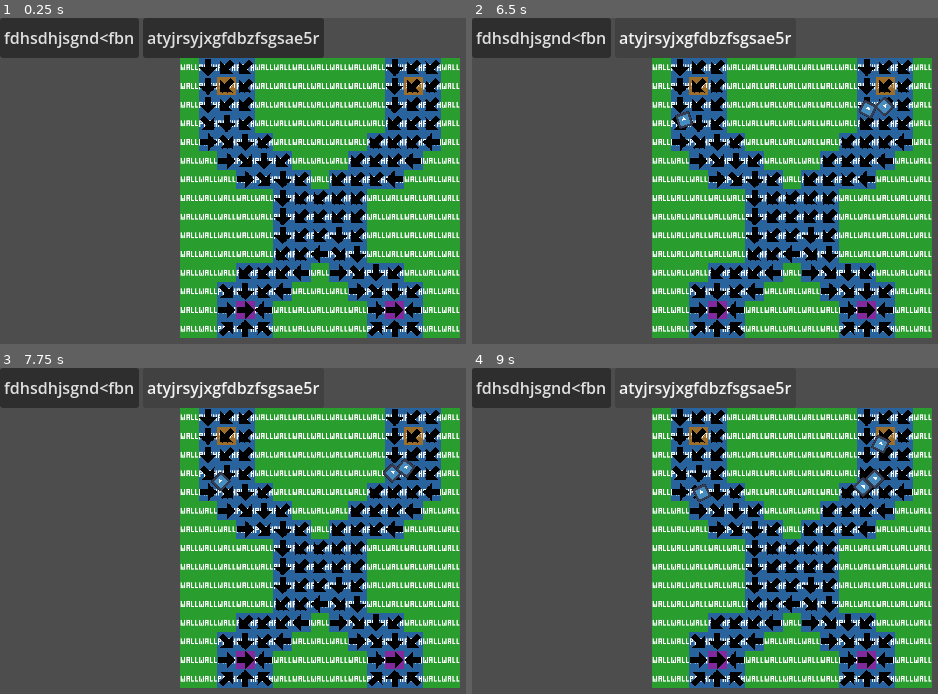
Above: before the commit, frames 1-4 (two rows, left to right).
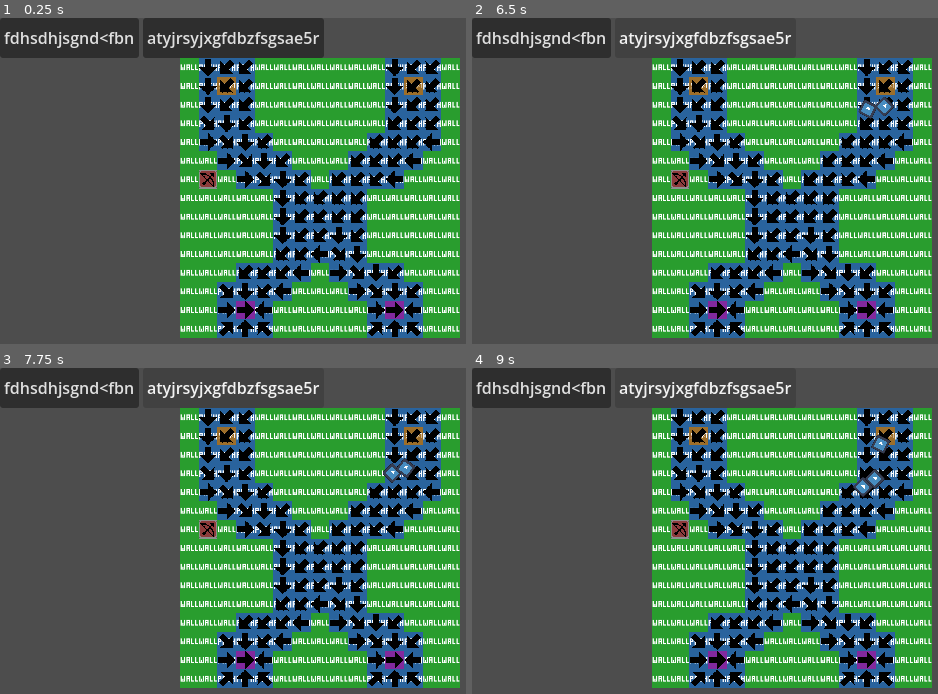
Above: after the commit, the same moments.

Repository: sammy-hutch/tower-defense-deckbuilder
Game: Godot game, scene res://scenes/main.tscn
Same seed, same stepped clock (60 frames per second), same inputs: the game is played once before the commit and once after it. The engine's default icon, where the game draws it, is replaced by a stand-in: a white triangle on a blue panel in a dark square.
Inputs:
- Up to frame 1 (0.25 s): no input
- Up to frame 2 (6.5 s): click "fdhsdhjsgnd<fbn" at 0.5 s; click "atyjrsyjxgfdbzfsgsae5r" at 1.25 s; click "fdhsdhjsgnd<fbn" at 2 s; click "atyjrsyjxgfdbzfsgsae5r" at 2.75 s; click "fdhsdhjsgnd<fbn" at 3.5 s; click "atyjrsyjxgfdbzfsgsae5r" at 4.25 s; tap Enter at 5 s
- Up to frame 3 (7.75 s): no input
- Up to frame 4 (9 s): no input

The runs differ from the first frame. In frame 1, 0.2% of the frame differs, in the area x 42-47%, y 46-53%; in frame 2, 0.4%; in frame 3, 0.4%, in the area x 42-50%, y 31-53%; in frame 4, 0.4%.

Commit message:
feat: arrow tower, arrows and collisions

Diff:
--- a/project.godot
+++ b/project.godot
@@ -26,6 +26,7 @@
 [global_group]
 
 tiles=""
+mobs=""
 
 [physics]
 
--- /dev/null
+++ b/scenes/archer_tower.tscn
@@ -0,0 +1,25 @@
+[gd_scene format=3 uid="uid://mvmi1gr1amcf"]
+
+[ext_resource type="Script" uid="uid://d3anjmut2ft6u" path="res://scripts/archer_tower.gd" id="1_sb3hj"]
+[ext_resource type="Texture2D" uid="uid://bwycm1poclq48" path="res://assets/sprites/archer_tower.png" id="2_o73lx"]
+
+[sub_resource type="CircleShape2D" id="CircleShape2D_mc2lg"]
+radius = 102.0049
+
+[node name="ArcherTower" type="Node2D" unique_id=22916751]
+script = ExtResource("1_sb3hj")
+
+[node name="Sprite2D" type="Sprite2D" parent="." unique_id=19074537]
+texture_filter = 1
+texture = ExtResource("2_o73lx")
+
+[node name="Area2D" type="Area2D" parent="." unique_id=981472276]
+
+[node name="CollisionShape2D" type="CollisionShape2D" parent="Area2D" unique_id=305118479]
+shape = SubResource("CircleShape2D_mc2lg")
+
+[node name="Cooldown" type="Timer" parent="." unique_id=1634263967]
+
+[connection signal="area_entered" from="Area2D" to="." method="_on_area_2d_area_entered"]
+[connection signal="area_exited" from="Area2D" to="." method="_on_area_2d_area_exited"]
+[connection signal="timeout" from="Cooldown" to="." method="_on_cooldown_timeout"]
--- /dev/null
+++ b/scenes/arrow.tscn
@@ -0,0 +1,23 @@
+[gd_scene format=3 uid="uid://rtsjoehhtgph"]
+
+[ext_resource type="Script" uid="uid://btqoc0172ktdy" path="res://scripts/arrow.gd" id="1_23jat"]
+[ext_resource type="Texture2D" uid="uid://dbpkkkeev1wrf" path="res://assets/sprites/arrow.png" id="1_umosx"]
+
+[sub_resource type="CircleShape2D" id="CircleShape2D_ksern"]
+radius = 8.0
+
+[node name="Arrow" type="Node2D" unique_id=271904141]
+script = ExtResource("1_23jat")
+
+[node name="Sprite2D" type="Sprite2D" parent="." unique_id=32439656]
+texture_filter = 1
+rotation = 1.5707964
+scale = Vector2(0.5, 0.5)
+texture = ExtResource("1_umosx")
+
+[node name="Area2D" type="Area2D" parent="." unique_id=996664890]
+
+[node name="CollisionShape2D" type="CollisionShape2D" parent="Area2D" unique_id=1948538066]
+shape = SubResource("CircleShape2D_ksern")
+
+[connection signal="area_entered" from="Area2D" to="." method="_on_area_2d_area_entered"]
--- a/scenes/map.tscn
+++ b/scenes/map.tscn
@@ -2,6 +2,7 @@
 
 [ext_resource type="Texture2D" uid="uid://bgcbw8x7xm0uf" path="res://assets/sprites/tileMap3.png" id="1_paxxb"]
 [ext_resource type="Script" uid="uid://c5r0yfdhcddxl" path="res://scripts/path.gd" id="2_paxxb"]
+[ext_resource type="PackedScene" uid="uid://mvmi1gr1amcf" path="res://scenes/archer_tower.tscn" id="3_gldc4"]
 
 [sub_resource type="TileSetAtlasSource" id="TileSetAtlasSource_gldc4"]
 texture = ExtResource("1_paxxb")
@@ -27,3 +28,6 @@
 script = ExtResource("2_paxxb")
 
 [node name="Timer" type="Timer" parent="." unique_id=788103350]
+
+[node name="ArcherTower" parent="." unique_id=22916751 instance=ExtResource("3_gldc4")]
+position = Vector2(48, 208)
--- a/scenes/mob.tscn
+++ b/scenes/mob.tscn
@@ -3,11 +3,11 @@
 [ext_resource type="Texture2D" uid="uid://d3f2wlydoeh3l" path="res://assets/sprites/icon.svg" id="1_4are2"]
 [ext_resource type="Script" uid="uid://doq17kp16sl3w" path="res://scripts/mob.gd" id="1_bsing"]
 
+[sub_resource type="CircleShape2D" id="CircleShape2D_ksern"]
+radius = 12.0415945
+
 [sub_resource type="CircleShape2D" id="CircleShape2D_mc2lg"]
 radius = 64.99999
-
-[sub_resource type="CircleShape2D" id="CircleShape2D_ksern"]
-radius = 12.0415945
 
 [node name="Mob" type="CharacterBody2D" unique_id=434139325]
 script = ExtResource("1_bsing")
@@ -17,13 +17,14 @@
 scale = Vector2(0.2, 0.2)
 texture = ExtResource("1_4are2")
 
-[node name="Area2D" type="Area2D" parent="Sprite2D" unique_id=1303422490]
-
-[node name="CollisionShape2D" type="CollisionShape2D" parent="Sprite2D/Area2D" unique_id=1700750392]
-shape = SubResource("CircleShape2D_mc2lg")
-
 [node name="CollisionShape2D" type="CollisionShape2D" parent="." unique_id=1783452685]
 shape = SubResource("CircleShape2D_ksern")
 
-[connection signal="area_entered" from="Sprite2D/Area2D" to="." method="_on_area_2d_area_entered"]
-[connection signal="area_exited" from="Sprite2D/Area2D" to="." method="_on_area_2d_area_exited"]
+[node name="Area2D" type="Area2D" parent="." unique_id=1303422490]
+scale = Vector2(0.2, 0.2)
+
+[node name="CollisionShape2D" type="CollisionShape2D" parent="Area2D" unique_id=1700750392]
+shape = SubResource("CircleShape2D_mc2lg")
+
+[connection signal="area_entered" from="Area2D" to="." method="_on_area_2d_area_entered"]
+[connection signal="area_exited" from="Area2D" to="." method="_on_area_2d_area_exited"]
--- /dev/null
+++ b/scripts/archer_tower.gd
@@ -0,0 +1,55 @@
+extends Node2D
+
+@onready var collision_shape_2d: CollisionShape2D = $Area2D/CollisionShape2D
+@onready var cooldown: Timer = $Cooldown
+
+const arrow_scene = preload("res://scenes/arrow.tscn")
+
+@export var cooldown_time: float = 5.0
+
+var ready_to_attack: bool = true
+var mobs_in_range: Array = []
+var active_target: CharacterBody2D
+
+# Called when the node enters the scene tree for the first time.
+func _ready() -> void:
+	pass # Replace with function body.
+	cooldown.wait_time = cooldown_time
+	cooldown.timeout.connect(_on_cooldown_timeout)
+
+
+# Called every frame. 'delta' is the elapsed time since the previous frame.
+func _process(delta: float) -> void:
+	if ready_to_attack:
+		if not mobs_in_range.is_empty():
+			active_target = mobs_in_range[0]
+			_shoot(active_target)
+
+
+func _shoot(active_target: CharacterBody2D):
+	var target_location = active_target.position
+	var new_arrow = arrow_scene.instantiate()
+	new_arrow.target_location = target_location
+	new_arrow.position = global_position
+	get_parent().add_child(new_arrow)
+
+	ready_to_attack = false
+	cooldown.start()
+
+
+###### Signals ######
+
+func _on_area_2d_area_entered(area: Area2D) -> void:
+	var mob = area.get_parent()
+	if mob.is_in_group("mobs") and mob is CharacterBody2D:
+		print("TOWER area entered: %s" % mob.name)
+		mobs_in_range.append(mob)
+
+func _on_area_2d_area_exited(area: Area2D) -> void:
+	var mob = area.get_parent()
+	if mob.is_in_group("mobs") and mob is CharacterBody2D:
+		print("TOWER area exited: %s" % mob.name)
+		mobs_in_range.erase(mob)
+
+func _on_cooldown_timeout() -> void:
+	ready_to_attack = true
--- /dev/null
+++ b/scripts/arrow.gd
@@ -0,0 +1,41 @@
+extends Node2D
+
+var start_location: Vector2
+var target_location: Vector2
+var direction: Vector2
+var speed: float = 200.0
+var collision_object: CharacterBody2D
+
+var max_distance: float = 0.0
+var max_distance_fluff: float = 25.0
+
+# Called when the node enters the scene tree for the first time.
+func _ready() -> void:
+	start_location = position
+	direction = (target_location - position).normalized()
+	max_distance = (target_location - position).length() + max_distance_fluff
+	rotation = direction.angle()
+	print("ARROW position: %s" % position)
+	print("ARROW target location: %s" % target_location)
+	print("ARROW direction: %s" % direction)
+	print("ARROW max distance: %s" % max_distance)
+
+
+# Called every frame. 'delta' is the elapsed time since the previous frame.
+func _process(delta: float) -> void:
+	if collision_object:
+		print("arrow strikes true!")
+		collision_object.queue_free()
+		queue_free()
+	elif (position - start_location).length() > max_distance:
+		print("arrow missed!")
+		queue_free()
+	else:
+		position += direction * speed * delta
+
+
+func _on_area_2d_area_entered(area: Area2D) -> void:
+	var potential_target = area.get_parent()
+	if potential_target.is_in_group("mobs"):
+		print("ARROW area entered: %s" % potential_target.name)
+		collision_object = potential_target
--- a/scripts/mob.gd
+++ b/scripts/mob.gd
@@ -8,7 +8,7 @@
 
 # Called when the node enters the scene tree for the first time.
 func _ready() -> void:
-	pass # Replace with function body.
+	add_to_group("mobs")
 
 
 # Called every frame. 'delta' is the elapsed time since the previous frame.
@@ -39,11 +39,11 @@
 func _on_area_2d_area_entered(area: Area2D) -> void:
 	var tile = area.get_parent()
 	if tile.is_in_group("tiles"):
-		print("area entered: %s" % tile.name)
+		#print("area entered: %s" % tile.name)
 		current_tiles.append(tile)
 
 func _on_area_2d_area_exited(area: Area2D) -> void:
 	var tile = area.get_parent()
 	if tile.is_in_group("tiles"):
-		print("area exited: %s" % tile.name)
+		#print("area exited: %s" % tile.name)
 		current_tiles.erase(tile)
Binary file added: assets/sprites/archer_tower.png
Not shown, added: assets/sprites/archer_tower.png.import
Not shown, added: scripts/archer_tower.gd.uid
Not shown, added: scripts/arrow.gd.uid
